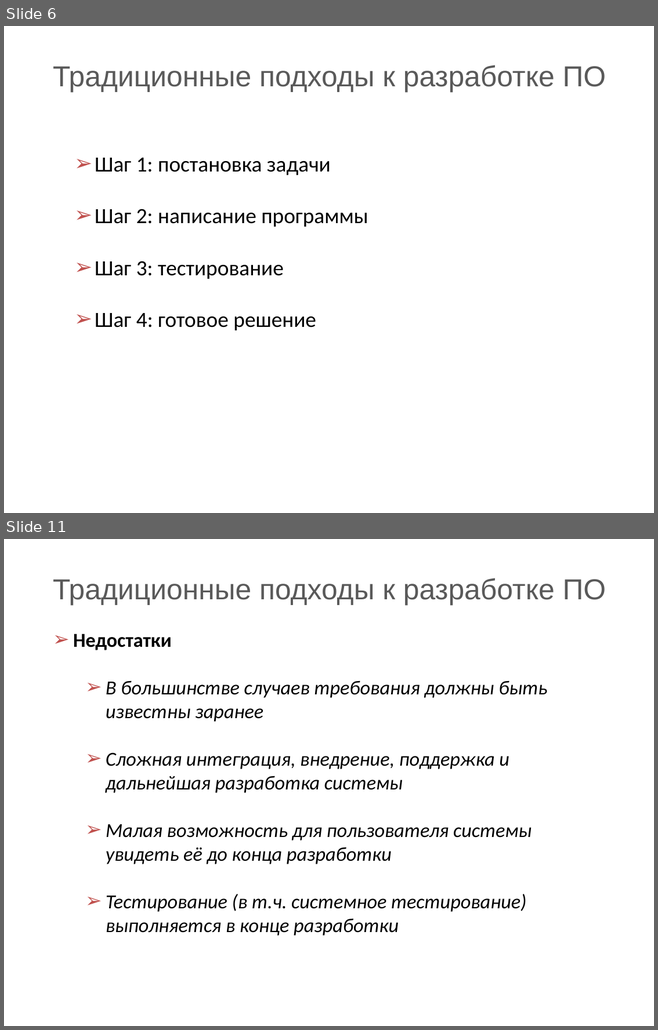
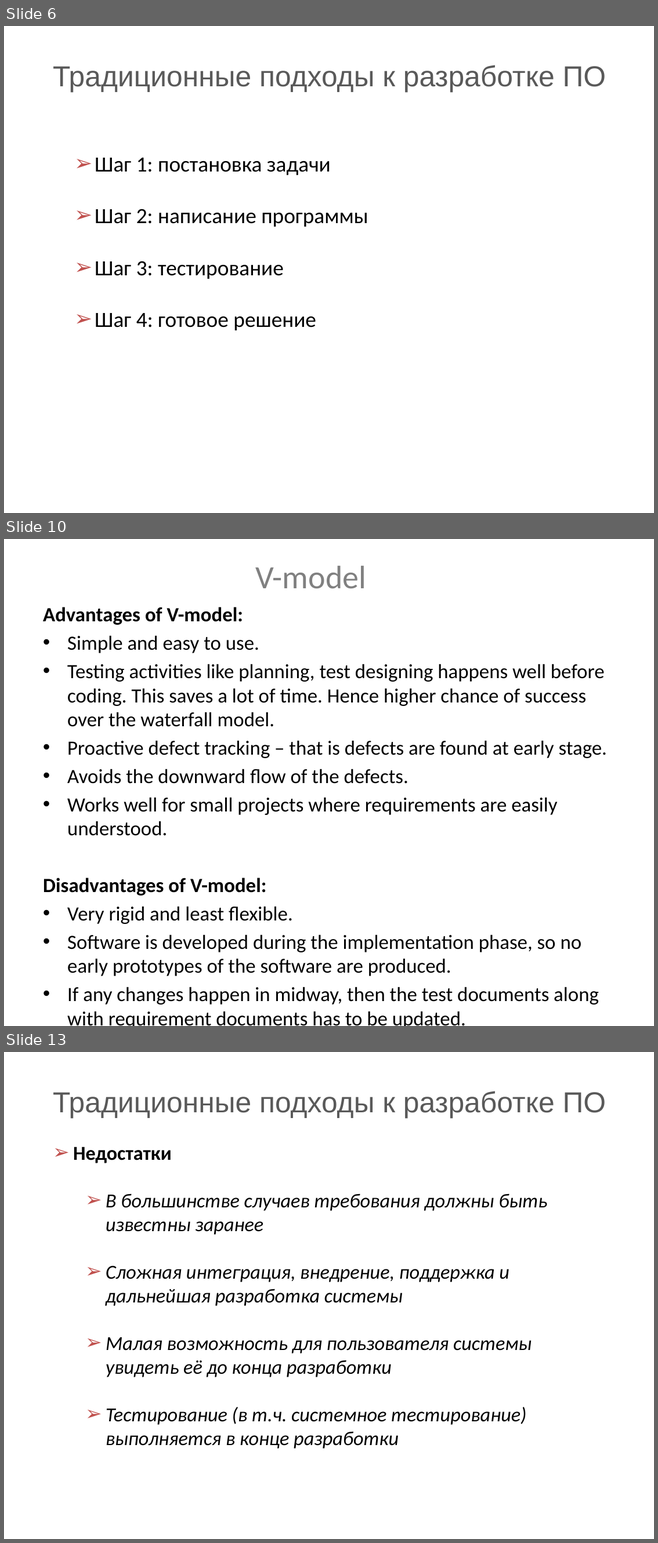
Before and after one commit to BigRacer/swtesting, a slide deck: 6.SDLC/SDLC models.pptx. Shown one above the other, each under a label of ours: slides 6 and 11 before the commit, slides 6, 10 and 13 after it; the slides between them are not shown. The pictures are 658x1030 and 658x1543 pixels, drawn with LibreOffice and Linux fonts; fonts in the diff are those of the drawing; background and template pictures are left out. Boxes give left, top, right and bottom in pixels: in the first picture for what was removed or moved away, otherwise in the second. Text is boxed around its words. In the diff, an @@ line names an element or a change of style, - is before the commit and + after.

Commit message:
Refactoring of SDLC models.pptx

```diff
--- a/6.SDLC/SDLC models.pptx
+++ b/6.SDLC/SDLC models.pptx
@@ slide 10 added at bbox=[4, 539, 654, 1026], background picture (left out) @@
@@ title added at bbox=[256, 566, 366, 589], 36 pt, text #808080 @@
+V-model
@@ text added at bbox=[43, 607, 607, 1026], 22.4 pt, text #000000 @@
+Advantages of V-model:
+• Simple and easy to use.
+• Testing activities like planning, test designing happens well before coding. This saves a lot of time. Hence higher chance of success over the waterfall model.
+• Proactive defect tracking – that is defects are found at early stage.
+• Avoids the downward flow of the defects.
+• Works well for small projects where requirements are easily understood.
+Disadvantages of V-model:
+• Very rigid and least flexible.
+• Software is developed during the implementation phase, so no early prototypes of the software are produced.
+• If any changes happen in midway, then the test documents along with requirement documents has to be updated.
@@ what was slide 11 is now slide 13 @@
```
Also in this commit, not shown: 6 slides changed, 3 other slides added, 2 slides removed.
